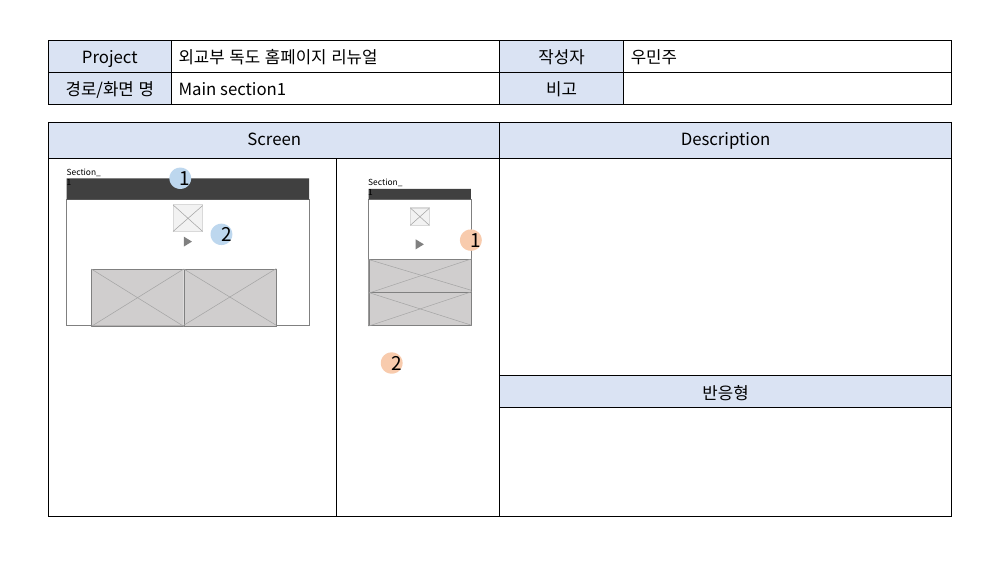
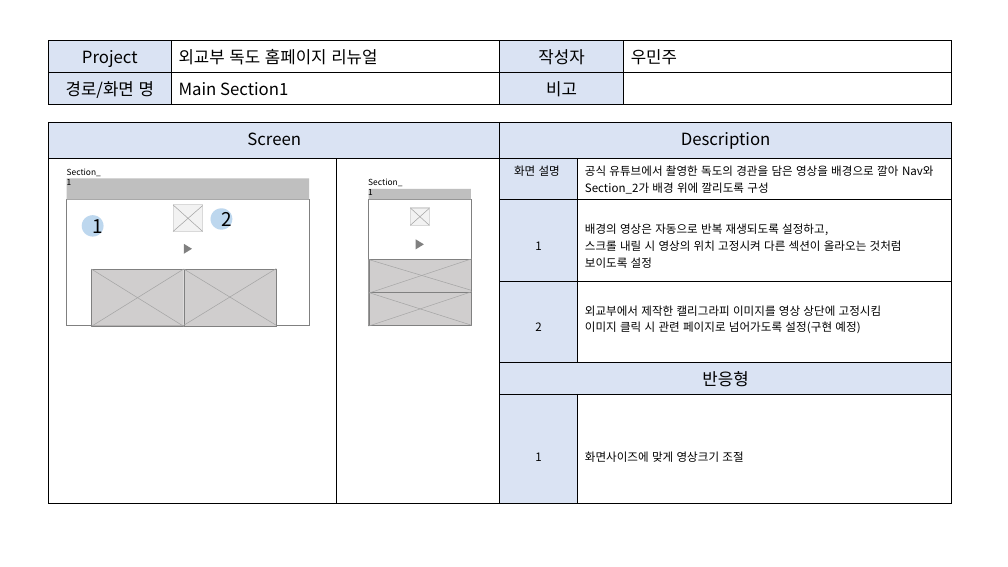
Before and after one commit to woozu59/cobi_ro, a slide deck: slide 3 of 독도 UI정의서.pptx. Drawn at 1008x567 pixels with LibreOffice and Linux fonts; fonts in the diff are those of the drawing. Boxes give left, top, right and bottom in pixels: in the first picture for what was removed or moved away, otherwise in the second. Text is boxed around its words. In the diff, an @@ line names an element or a change of style, - is before the commit and + after.

```diff
--- a/독도 UI정의서.pptx
+++ b/독도 UI정의서.pptx
@@ table at (48,41,951,102) @@
-row 2, column 2: Main section1
+row 2, column 2: Main Section1
@@ table at (48,123,951,494) @@
-Screen |  | Description
- |  | 
- |  | 반응형
- |  | 
+Screen |  | Description | 
+ |  | 화면 설명 | 공식 유튜브에서 촬영한 독도의 경관을 담은 영상을 배경으로 깔아 Nav와 Section_2가 배경 위에 깔리도록 구성
+ |  | 1 | 배경의 영상은 자동으로 반복 재생되도록 설정하고, / 스크롤 내릴 시 영상의 위치 고정시켜 다른 섹션이 올라오는 것처럼 보이도록 설정
+ |  | 2 | 외교부에서 제작한 캘리그라피 이미지를 영상 상단에 고정시킴 / 이미지 클릭 시 관련 페이지로 넘어가도록 설정(구현 예정)
+ |  | 반응형 | 
+ |  | 1 | 화면사이즈에 맞게 영상크기 조절
@@ rectangle at (67,178,309,200): fill #404040 to #BFBFBF @@
@@ ellipse "2": place and size @@
-ellipse "2" at (210,224,232,245)
+ellipse "2" at (210,209,232,230)
@@ rectangle at (369,189,471,200): fill #404040 to #BFBFBF @@
@@ ellipse "1": place and size @@
-ellipse "1" at (169,168,191,189)
+ellipse "1" at (82,216,104,237)
@@ ellipse removed at (460,229,482,250) @@
-1
@@ triangle: place and size @@
-triangle at (184,237,192,247)
+triangle at (184,244,192,254)
@@ ellipse removed at (381,352,403,374) @@
-2
```
Also in this commit, not shown: 4 other slides changed, 2 other files.
